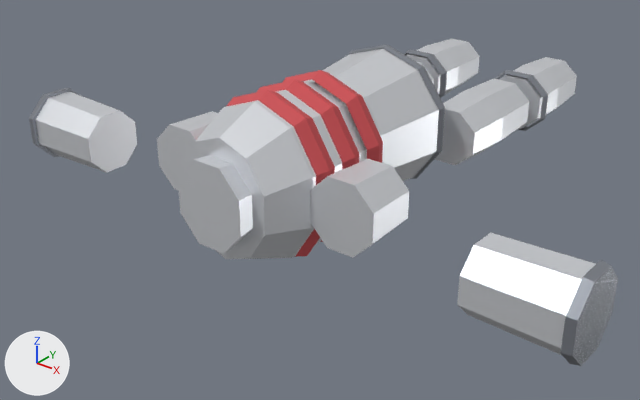
Two versions of the glTF model client/public/models/armour/armor_chain.glb, one commit apart.
One viewpoint serves both versions: a 50 mm camera at (1.77, -3.8, 1.22) aimed at (-0.11, -1.45, -0.24). Arrows for +X, +Y and +Z are at lower left; the lights stay in place. The older version comes first. Vertices at exactly the same position are counted once.

In view in the first picture: 'Abdomen', 'LowerArmL', 'LowerArmR', 'LowerLegL', 'LowerLegR', 'Torso', 'UpperArmL', 'UpperArmR', 'UpperLegL' and 1 more.
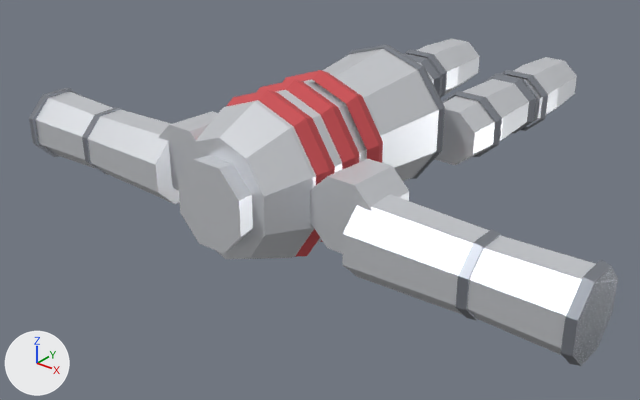
Location of each change, (x1, y1, x2, y2) in pixels of the pictures (640 x 400 px):
```json
{"object": "UpperArmL", "change": "reshaped", "before": [310, 159, 409, 258], "after": [310, 159, 490, 315]}
{"object": "LowerArmL", "change": "reshaped", "before": [457, 233, 618, 366], "after": [455, 229, 618, 366]}
{"object": "UpperArmR", "change": "reshaped", "before": [157, 111, 218, 191], "after": [87, 109, 218, 204]}
{"object": "LowerArmR", "change": "reshaped", "before": [29, 88, 137, 172], "after": [29, 88, 123, 175]}
{"object": "UpperLegL", "change": "reshaped", "before": [435, 79, 529, 165], "after": [435, 73, 537, 165], "on screen": "8% wider, 7% taller"}
{"part": 1, "of": "me_lowerarml", "change": "added", "after": [455, 229, 502, 320]}
{"part": 2, "of": "me_lowerarmr", "change": "added", "after": [82, 108, 123, 175]}
{"part": 3, "of": "me_upperarml", "change": "added", "after": [342, 194, 490, 315]}
{"part": 4, "of": "me_upperarmr", "change": "added", "after": [87, 109, 180, 204]}
{"part": 5, "of": "me_upperlegl", "change": "added", "after": [443, 91, 502, 157]}
{"part": 6, "of": "me_upperlegl", "change": "added", "after": [485, 73, 537, 133]}
```

Scene script edits in JSON lines:
```json
{"block": "me_lowerarml", "where": "# used by ob_lowerarml; location = (0.0, 0.0, 0.0)"}
{"op": "remove", "block": "me_lowerarml", "code": "me_lowerarml.from_pydata(...)  # 32 vertices, 56 faces; spans x 0.78..1.12, y -1.991..-1.729, z -0.171..0.091"}
{"op": "add", "block": "me_lowerarml", "code": "me_lowerarml.from_pydata(...)  # 48 vertices, 84 faces; spans x 0.78..1.12, y -1.991..-1.729, z -0.171..0.091"}
{"block": "me_lowerarml", "change": "me_lowerarml part 1: a new loose piece, an 8-sided cut cone along x (radius 0.13 at the low end, 0.125 at the high end) spanning x 0.78..0.81, y -1.98..-1.74, z -0.16..0.08, in mat_darksteel (grey #90959e)"}
{"block": "me_lowerarmr", "where": "# used by ob_lowerarmr; location = (0.0, 0.0, 0.0)"}
{"op": "remove", "block": "me_lowerarmr", "code": "me_lowerarmr.from_pydata(...)  # 32 vertices, 56 faces; spans x -1.12..-0.78, y -1.991..-1.729, z -0.171..0.091"}
{"op": "add", "block": "me_lowerarmr", "code": "me_lowerarmr.from_pydata(...)  # 48 vertices, 84 faces; spans x -1.12..-0.78, y -1.991..-1.729, z -0.171..0.091"}
{"block": "me_lowerarmr", "change": "me_lowerarmr part 2: a new loose piece, an 8-sided cut cone along x (radius 0.125 at the low end, 0.13 at the high end) spanning x -0.81..-0.78, y -1.98..-1.74, z -0.16..0.08, in mat_darksteel (grey #90959e)"}
{"block": "me_upperarml", "where": "# used by ob_upperarml; location = (0.0, 0.0, 0.0)"}
{"op": "remove", "block": "me_upperarml", "code": "me_upperarml.from_pydata(...)  # 16 vertices, 28 faces; spans x 0.22..0.46, y -1.92..-1.72, z -0.1..0.14"}
{"op": "add", "block": "me_upperarml", "code": "me_upperarml.from_pydata(...)  # 32 vertices, 56 faces; spans x 0.22..0.8, y -1.986..-1.72, z -0.166..0.14"}
{"block": "me_upperarml", "change": "me_upperarml part 3: a new loose piece, an 8-sided cut cone along x (radius 0.136 at the low end, 0.124 at the high end) spanning x 0.4..0.8, y -1.986..-1.734, z -0.166..0.086, in mat_lightsteel (white #eaecf1)"}
{"block": "me_upperarmr", "where": "# used by ob_upperarmr; location = (0.0, 0.0, 0.0)"}
{"op": "remove", "block": "me_upperarmr", "code": "me_upperarmr.from_pydata(...)  # 16 vertices, 28 faces; spans x -0.46..-0.22, y -1.92..-1.72, z -0.1..0.14"}
{"op": "add", "block": "me_upperarmr", "code": "me_upperarmr.from_pydata(...)  # 32 vertices, 56 faces; spans x -0.8..-0.22, y -1.986..-1.72, z -0.166..0.14"}
{"block": "me_upperarmr", "change": "me_upperarmr part 4: a new loose piece, an 8-sided cut cone along x (radius 0.124 at the low end, 0.136 at the high end) spanning x -0.8..-0.4, y -1.986..-1.734, z -0.166..0.086, in mat_lightsteel (white #eaecf1)"}
{"block": "me_upperlegl", "where": "# used by ob_upperlegl; location = (0.0, 0.0, 0.0)"}
{"op": "remove", "block": "me_upperlegl", "code": "me_upperlegl.from_pydata(...)  # 24 vertices, 44 faces; spans x 0.095..0.345, y -1.12..-0.69, z -0.112..0.112"}
{"op": "add", "block": "me_upperlegl", "code": "me_upperlegl.from_pydata(...)  # 72 vertices, 120 faces; spans x 0.085..0.355, y -1.12..-0.6, z -0.122..0.122"}
{"block": "me_upperlegl", "change": "me_upperlegl part 5: a new loose piece of 24 vertices spanning x 0.085..0.355, y -0.986..-0.934, z -0.122..0.122, in mat_darksteel (grey #90959e)"}
{"block": "me_upperlegl", "change": "me_upperlegl part 6: a new loose piece of 24 vertices spanning x 0.093..0.347, y -0.73..-0.6, z -0.117..0.117, in mat_darksteel (grey #90959e)"}
{"op": "add", "block": "me_upperlegl", "code": "me_upperlegl.materials.append(mat_darksteel)  # grey #90959e"}
```
